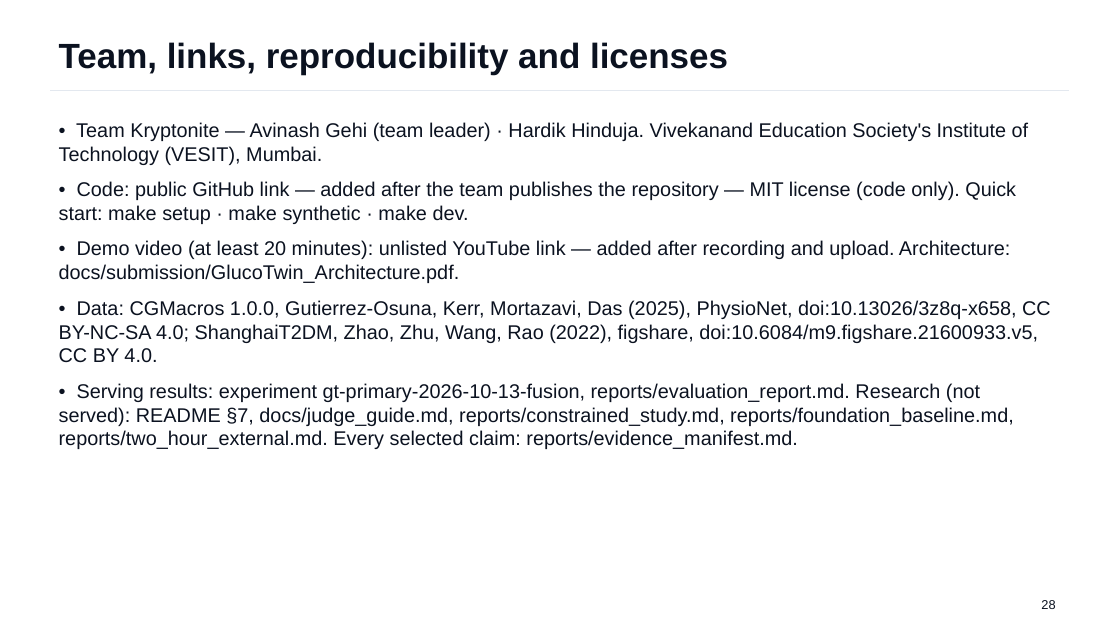
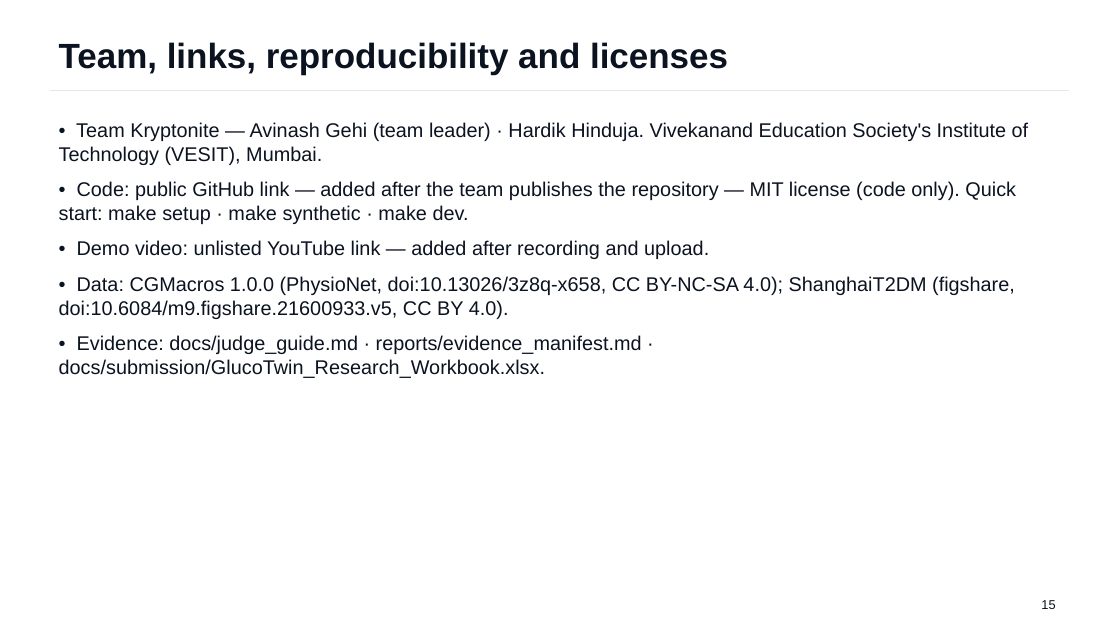
Before and after one commit to Avi36005/DigitalTwin-Challenge-Kryptonite, a slide deck: slide 15 of docs/submission/GlucoTwin_Presentation.pptx (slide 28 before the commit). Drawn at 1120x630 pixels with LibreOffice and Linux fonts; fonts in the diff are those of the drawing. Boxes give left, top, right and bottom in pixels: in the first picture for what was removed or moved away, otherwise in the second. Text is boxed around its words. In the diff, an @@ line names an element or a change of style, - is before the commit and + after.

```diff
--- a/docs/submission/GlucoTwin_Presentation.pptx
+++ b/docs/submission/GlucoTwin_Presentation.pptx
@@ text at [59, 240, 1015, 378]: text changed @@
-• Demo video (at least 20 minutes): unlisted YouTube link — added after recording and upload. Architecture: docs/submission/GlucoTwin_Architecture.pdf.
-• Data: CGMacros 1.0.0, Gutierrez-Osuna, Kerr, Mortazavi, Das (2025), PhysioNet, doi:10.13026/3z8q-x658, CC BY-NC-SA 4.0; ShanghaiT2DM, Zhao, Zhu, Wang, Rao (2022), figshare, doi:10.6084/m9.figshare.21600933.v5, CC BY 4.0.
-• Serving results: experiment gt-primary-2026-10-13-fusion, reports/evaluation_report.md. Research (not served): README §7, docs/judge_guide.md, reports/constrained_study.md, reports/foundation_baseline.md, reports/two_hour_external.md. Every selected claim: reports/evidence_manifest.md.
+• Demo video: unlisted YouTube link — added after recording and upload.
+• Data: CGMacros 1.0.0 (PhysioNet, doi:10.13026/3z8q-x658, CC BY-NC-SA 4.0); ShanghaiT2DM (figshare, doi:10.6084/m9.figshare.21600933.v5, CC BY 4.0).
+• Evidence: docs/judge_guide.md · reports/evidence_manifest.md · docs/submission/GlucoTwin_Research_Workbook.xlsx.
@@ text at [1041, 600, 1055, 609]: text changed @@
-28
+15
```
Also in this commit, not shown: 8 other slides changed, 13 slides removed, 39 other files.
